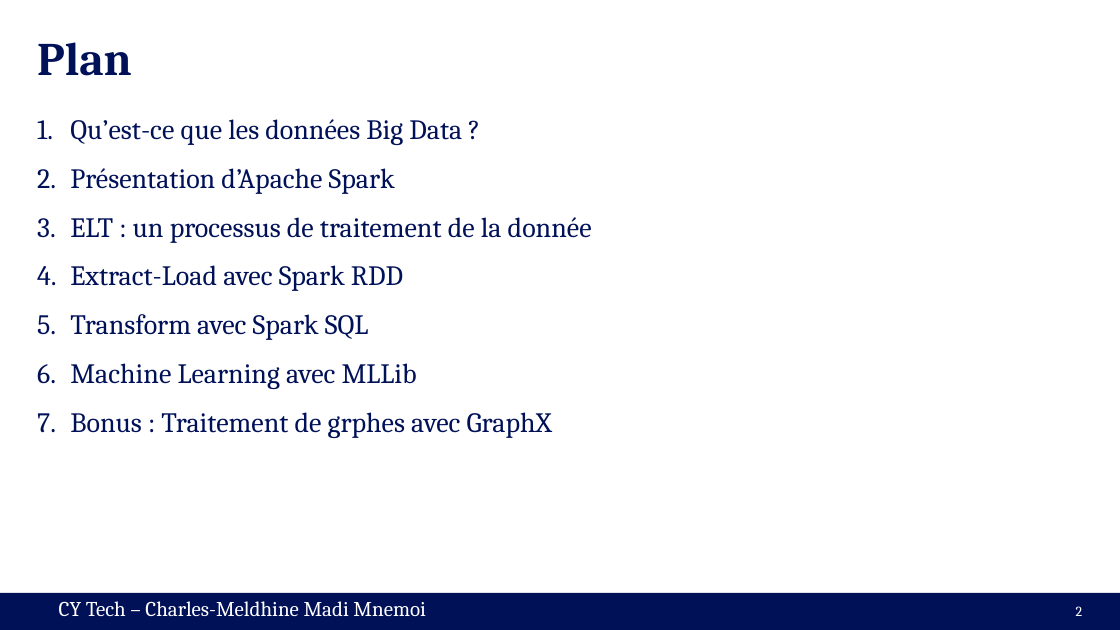
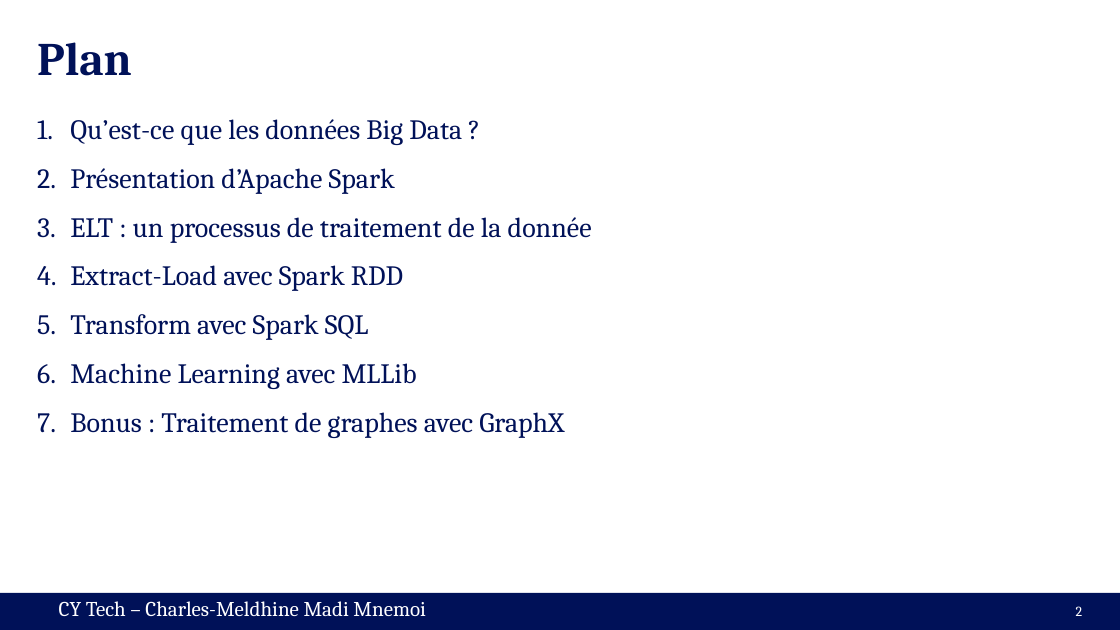
Before and after one commit to cmnemoi/cytech_sparks, a slide deck: slide 2 of presentation.pptx. Drawn at 1120x630 pixels with LibreOffice and Linux fonts; fonts in the diff are those of the drawing. Boxes give left, top, right and bottom in pixels: in the first picture for what was removed or moved away, otherwise in the second. Text is boxed around its words. In the diff, an @@ line names an element or a change of style, - is before the commit and + after.

Commit message:
Add ELT slide

```diff
--- a/presentation.pptx
+++ b/presentation.pptx
@@ text at [70, 412, 564, 438]: text changed @@
-7. Bonus : Traitement de grphes avec GraphX
+7. Bonus : Traitement de graphes avec GraphX
```
Also in this commit, not shown: 1 other slide changed, 2 slides added.
